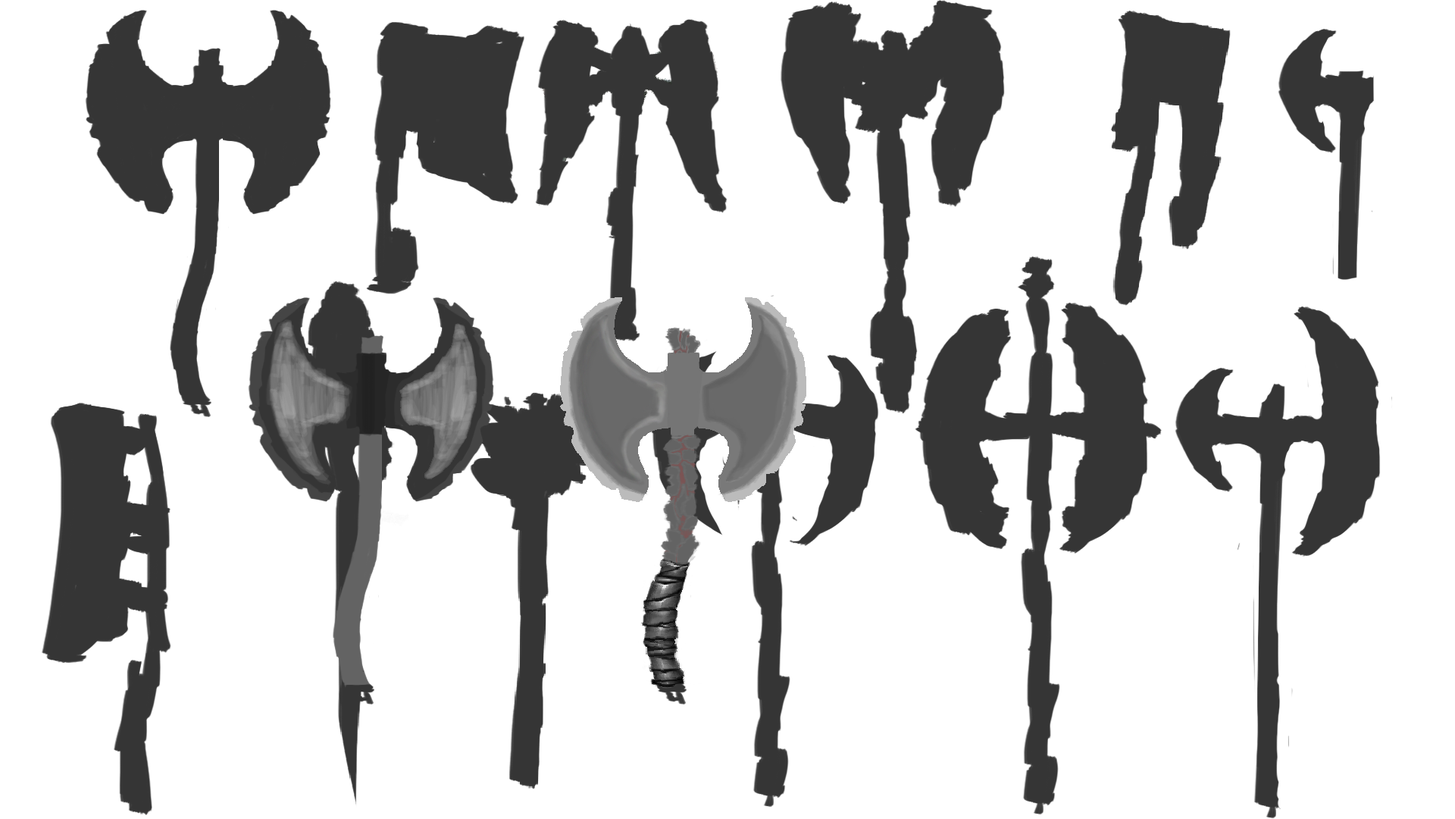
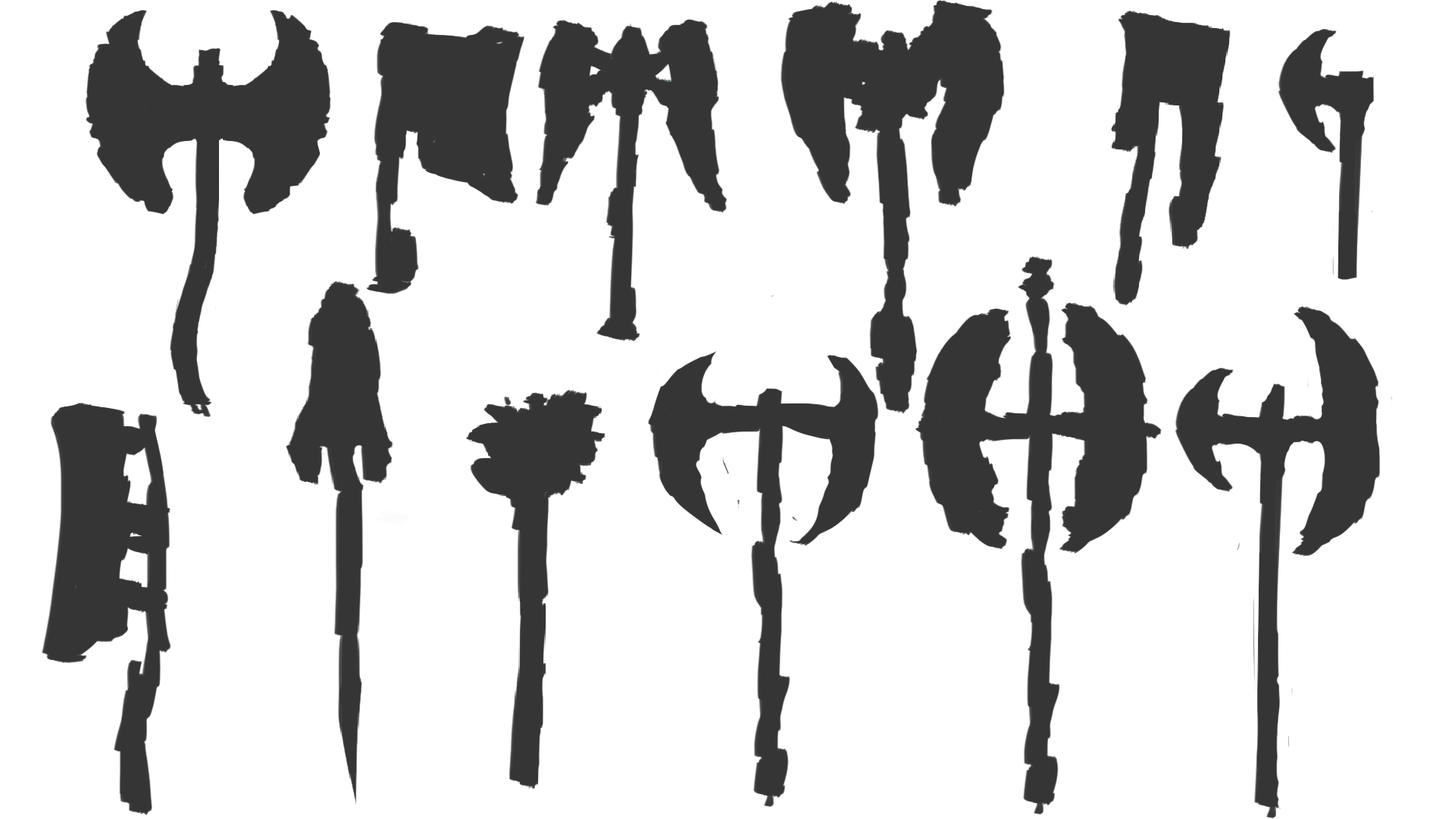
Before/after of a 1455 x 819 layered artwork. What changed in the layer stack:
hid "final" over [560,297,807,705]
hid "Begin idee" over [247,297,495,705]
